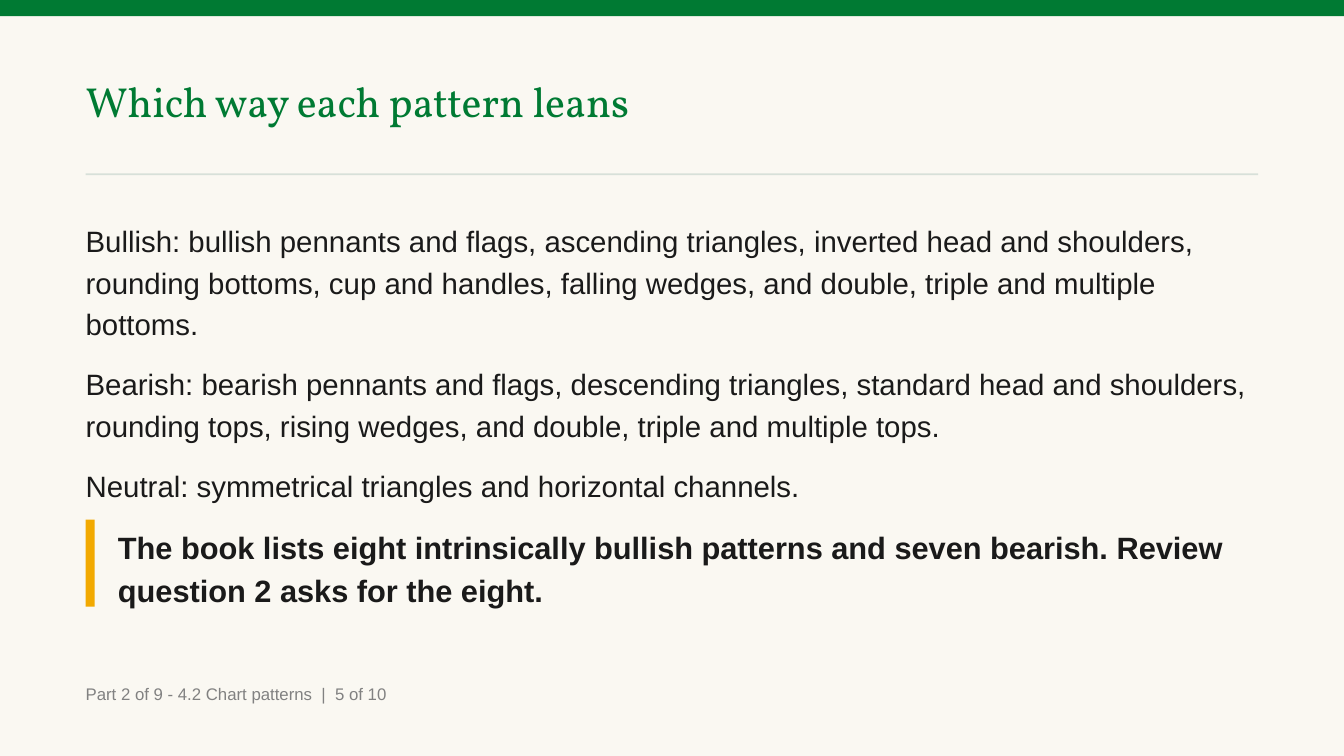
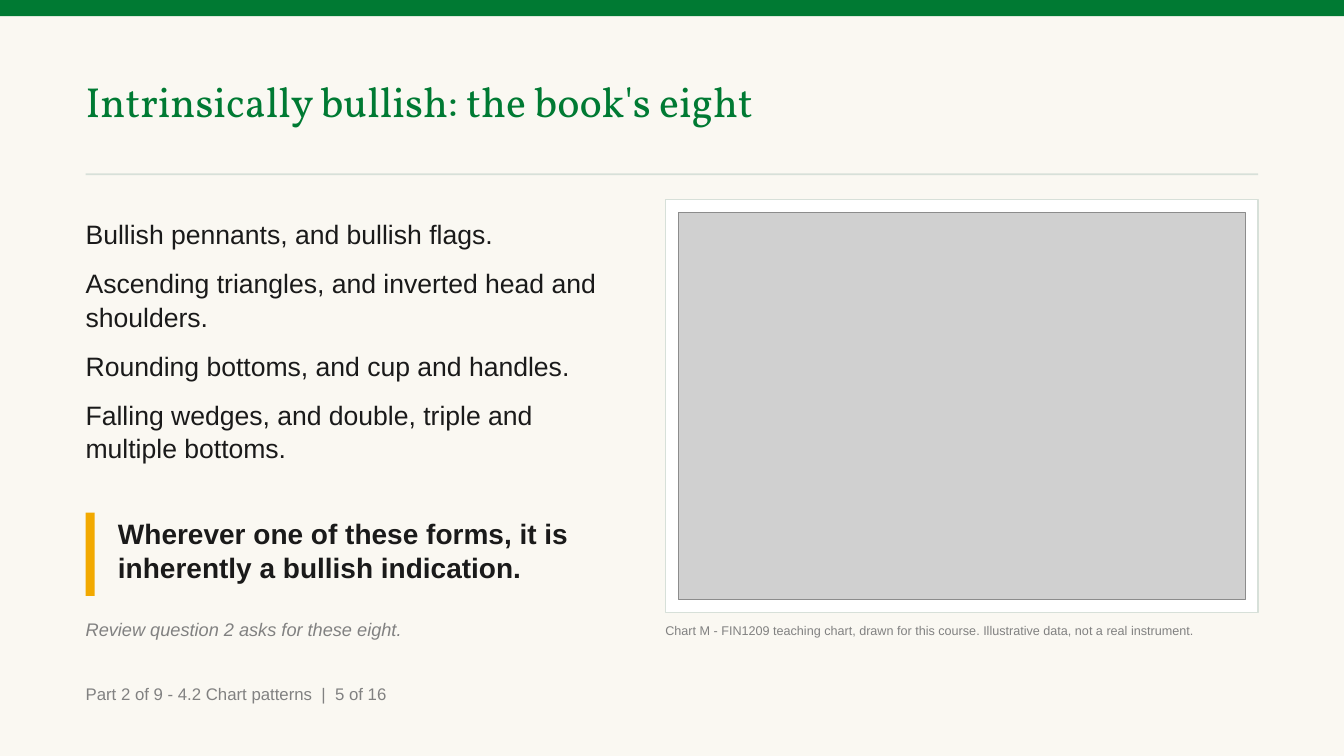
Before and after one commit to benjiesotelo-sudo/Telos_FIN1209, a slide deck: slide 28 of chapter-04/FIN1209-Chapter-04.pptx (slide 21 before the commit). Drawn at 1344x756 pixels with LibreOffice and Linux fonts; fonts in the diff are those of the drawing; grey boxes stand for pictures. Boxes give left, top, right and bottom in pixels: in the first picture for what was removed or moved away, otherwise in the second. Text is boxed around its words. In the diff, an @@ line names an element or a change of style, - is before the commit and + after.

Commit message:
Revise Chapter 4 after the instructor's review: a picture beside every idea
The instructor opened the first build, 46 slides, and sent it back for three
reasons. This is the second build, 79 slides and 136 minutes at the
calibrated rate, against 188 and 219 for Chapter 3.

1. Slides with no picture could not be taught from. Every teaching slide but
   one now has a picture beside it: a book figure where the book has one,
   otherwise one of eighteen charts of our own, lettered A to R. Ten of them
   carry section 4.1, where the book spends three pages on who buys and who
   sells in each phase with no figure at all.

2. A check showed its answer on the question slide, which cannot be
   presented. Every check is a question slide and then a reveal slide again,
   as in Chapters 1 to 3, and the same-slide renderer is removed from
   deckkit.

3. It taught less than the book does. All 32 of the book's figures are now
   placed, each with what the book says about it, against 19 before.
   Section 4.2 teaches every one of the book's pattern lists, with the
   shapes sketched from the one line descriptions in the book's own Chapter
   13, and the book's worked example of one ascending triangle in three
   locations. Eleven checks, up from eight.

Where a section uses a tool the book has not taught yet, the slide stops
where the book stops and says so in a caption.

chartkit gains two forms, annotated and gallery, drawn at the size of a
Pair's picture column. Both editions of Chapters 1 to 3 rebuild byte for
byte and their six PDFs are identical by text.

The committed deck embeds exactly the eighteen charts this build drew and a
placeholder for every book figure.

```diff
--- a/chapter-04/FIN1209-Chapter-04.pptx
+++ b/chapter-04/FIN1209-Chapter-04.pptx
@@ text at (x1=86, y1=87, x2=753, y2=128): text changed @@
-Which way each pattern leans
+Intrinsically bullish: the book's eight
@@ rectangle added at (x1=665, y1=200, x2=1258, y2=613), fill #FFFFFF, outline #D7E0D9 1 pt @@
@@ text at (x1=86, y1=224, x2=596, y2=463): text changed; size 21 to 19 pt @@
-Bullish: bullish pennants and flags, ascending triangles, inverted head and shoulders, rounding bottoms, cup and handles, falling wedges, and double, triple and multiple bottoms.
-Bearish: bearish pennants and flags, descending triangles, standard head and shoulders, rounding tops, rising wedges, and double, triple and multiple tops.
-Neutral: symmetrical triangles and horizontal channels.
+Bullish pennants, and bullish flags.
+Ascending triangles, and inverted head and shoulders.
+Rounding bottoms, and cup and handles.
+Falling wedges, and double, triple and multiple bottoms.
@@ picture added at (x1=679, y1=213, x2=1245, y2=600) @@
@@ rectangle moved from (x1=86, y1=519, x2=95, y2=606) to (x1=86, y1=512, x2=95, y2=596) @@
@@ text at (x1=118, y1=523, x2=567, y2=583): text changed; size 22 to 20 pt @@
-The book lists eight intrinsically bullish patterns and seven bearish. Review question 2 asks for the eight.
+Wherever one of these forms, it is inherently a bullish indication.
@@ text added at (x1=86, y1=623, x2=401, y2=640), 13 pt, text #818181, italic @@
+Review question 2 asks for these eight.
@@ text added at (x1=665, y1=626, x2=1193, y2=638), 9 pt, text #818181 @@
+Chart M - FIN1209 teaching chart, drawn for this course. Illustrative data, not a real instrument.
@@ text at (x1=86, y1=688, x2=387, y2=704): text changed @@
-Part 2 of 9 - 4.2 Chart patterns | 5 of 10
+Part 2 of 9 - 4.2 Chart patterns | 5 of 16
```
Also in this commit, not shown: 40 other slides changed, 33 slides added, 10 other files.
